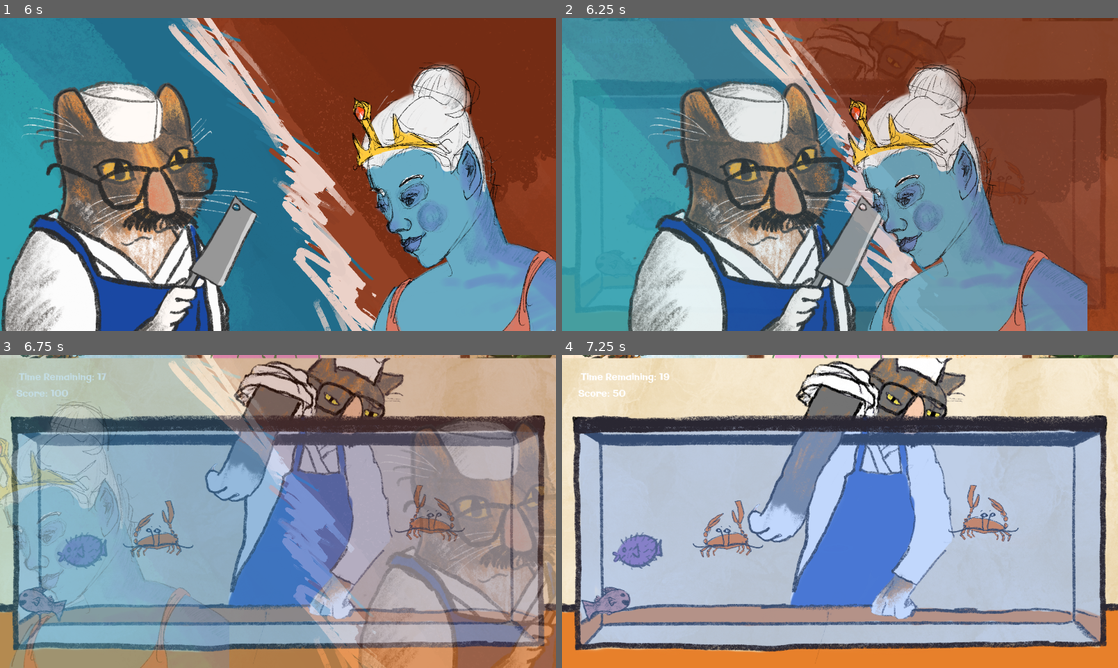
Above: before the commit, frames 1-4 (two rows, left to right).
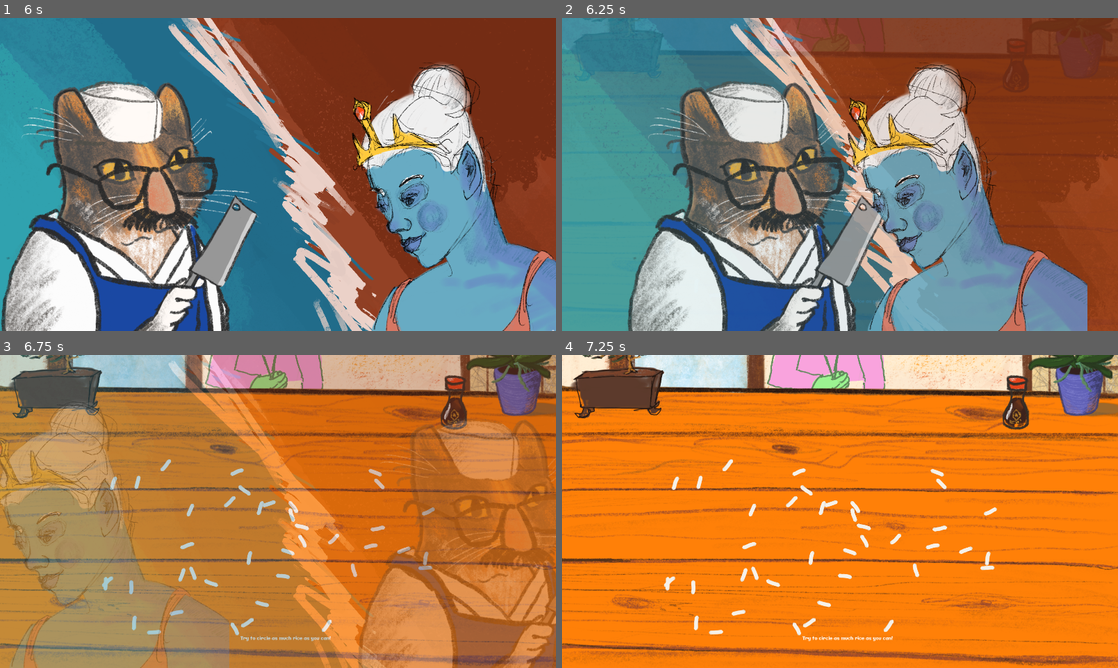
Above: after the commit, the same moments.

Repository: onadirli/secretsushi
Game: Godot game, scene res://scenes/customer_queue.tscn
Two runs of this game, one before a commit and one after it. Both use one fixed random seed, a clock stepped at 60 frames per second and the inputs below. This scene is started directly instead of the project's main scene.
Inputs (mouse positions are in pixels of both pictures, inside the frame that each line leads up to):
- Up to frame 1 (6 s): tap Enter at 0.5 s; move the mouse to (400, 158) at 0.52 s; tap Space (chop) at 0.6, 0.77, 1.07, 1.35, 1.52, 1.82, 2.1, 2.85, 3.02, 3.32, 3.6, 3.77, 4.07, 4.35, 4.52, 4.82, 5.1, 5.85 s; click (400, 158) at 0.67 s; move the mouse to (166, 190) at 1.27 s; click (166, 190) at 1.42 s; move the mouse to (333, 105) at 2.02 s; click (333, 105) at 2.17 s; move the mouse to (250, 237) at 2.77 s; click (250, 237) at 2.92 s; move the mouse to (444, 221) at 3.52 s; click (444, 221) at 3.67 s; move the mouse to (111, 127) at 4.27 s; click (111, 127) at 4.42 s; move the mouse to (305, 174) at 5.02 s; click (305, 174) at 5.17 s; move the mouse to (194, 96) at 5.77 s; click (194, 96) at 5.92 s
- Up to frame 2 (6.25 s): tap Space (chop) at 6.02 s
- Up to frame 3 (6.75 s): tap Space (chop) at 6.32, 6.6 s; move the mouse to (400, 495) at 6.52 s; click (400, 495) at 6.67 s
- Up to frame 4 (7.25 s): tap Space (chop) at 6.77, 7.07 s

Frame 1 is identical in both runs. In frame 2, 18% of the frame differs, in the area x 0-100%, y 1-95%; in frame 3, 93%; in frame 4, 98%, in the area x 0-100%, y 0-100%.

Commit message:
fix: scene ordering

Diff:
--- a/scenes/customer_queue.gd
+++ b/scenes/customer_queue.gd
@@ -4,13 +4,10 @@
 const CUSTOMER_CENTER_PROGRESS = 1160
 const CUSTOMER_END_PROGRESS = 3823
 var minigames = [
-	#preload("res://scenes/rice_game/rice_game.tscn"),
+	preload("res://scenes/rice_game/rice_game.tscn"),
 	preload("res://scenes/aquarium/aquarium.tscn"),
-	preload("res://scenes/aquarium/aquarium.tscn"),
-	preload("res://scenes/aquarium/aquarium.tscn"),
-	preload("res://scenes/aquarium/aquarium.tscn"),
-	#preload("res://scenes/chop/chop.tscn"),
-	#preload("res://scenes/chopper/board.tscn")
+	preload("res://scenes/chop/chop.tscn"),
+	preload("res://scenes/chopper/board.tscn")
 ]
 const aquarium = preload("res://scenes/aquarium/aquarium.tscn")
 const animated_label = preload("res://scenes/animated_label.tscn")
